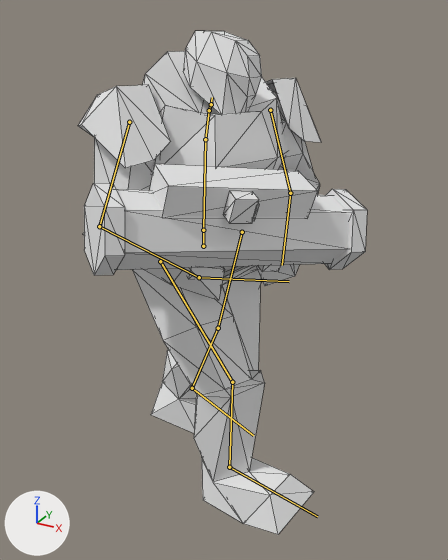
Renders of the glTF model src/public/models/units/trooper.corrino.glb from each side of a commit.
The view is the same before and after, from a 50 mm camera at (0.564, -0.957, 0.903) aimed at (0.054, -0.029, 0.439). The axes (+X, +Y, +Z) are drawn at lower left. The lights are the same throughout. The picture after the commit comes second. Both versions are drawn at frame 13 of the action 'walk'; the numbers are the values there. The bones that change, and the others that lie on the model, are drawn over the model as lines. Mesh edges are drawn as thin lines.

Objects in the first picture: 'armor1', 'body', 'weapons0', 'weapons1'.
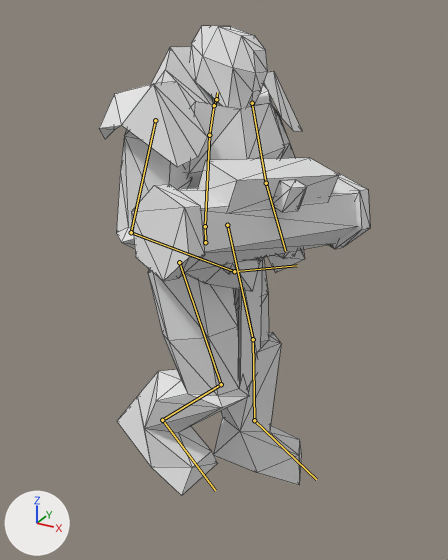
Changed parts and their boxes (x1, y1, x2, y2) in the pictures (448 x 560 px):
'body', posed (20% narrower, 7% shorter)
    before: (83, 31, 320, 534)
    after: (116, 26, 305, 496)
'weapons0', posed (15% narrower, 12% taller)
    before: (84, 183, 367, 279)
    after: (131, 173, 370, 281)
'weapons1', posed (16% narrower, 8% shorter)
    before: (150, 164, 318, 223)
    after: (198, 158, 339, 212)
'armor1', posed (16% narrower, 7% taller)
    before: (78, 78, 321, 168)
    after: (99, 71, 302, 167)
bone 'hips', root to tip
    before: (203, 246) to (203, 230)
    after: (205, 242) to (205, 226)
bone 'head', root to tip
    before: (211, 104) to (212, 97)
    after: (216, 99) to (217, 92)
bone 'thigh.L', root to tip
    before: (242, 232) to (218, 328)
    after: (227, 225) to (253, 339)
bone 'shin.L', root to tip
    before: (218, 328) to (192, 388)
    after: (253, 339) to (254, 420)
bone 'foot.L', root to tip
    before: (192, 388) to (253, 435)
    after: (254, 420) to (316, 479)
bone 'thigh.R', root to tip
    before: (160, 261) to (232, 382)
    after: (179, 262) to (221, 384)
bone 'shin.R', root to tip
    before: (232, 382) to (229, 467)
    after: (221, 384) to (162, 420)
bone 'foot.R', root to tip
    before: (229, 467) to (317, 516)
    after: (162, 420) to (215, 490)

The edits, one by one:
Bone 'hips' (bone_hips) moves from (-0.006, -0.035, 0.0) to (-0.002, -0.027, 0.0).
Bone 'hips' (bone_hips) turns from (0, -14, 0) to (0, 6, 0) degrees about its own x, y and z.
Bone 'head' (bone_head) turns from (-4, 23, 14) to (0, 3, 14) degrees about its own x, y and z.
Bone 'thigh.L' (bone_thigh_l) turns from (-6, -24, 25) to (-5, -6, -8) degrees about its own x, y and z.
Bone 'shin.L' (bone_shin_l) turns from (-13, 1, -5) to (-12, 5, -2) degrees about its own x, y and z.
Bone 'foot.L' (bone_foot_l) turns from (11, 4, 3) to (-8, 10, 21) degrees about its own x, y and z.
Bone 'thigh.R' (bone_thigh_r) turns from (13, -17, -31) to (7, -9, -10) degrees about its own x, y and z.
Bone 'shin.R' (bone_shin_r) turns from (14, 4, 25) to (20, -3, 49) degrees about its own x, y and z.
Bone 'foot.R' (bone_foot_r) turns from (14, 2, -10) to (15, 2, -11) degrees about its own x, y and z.
